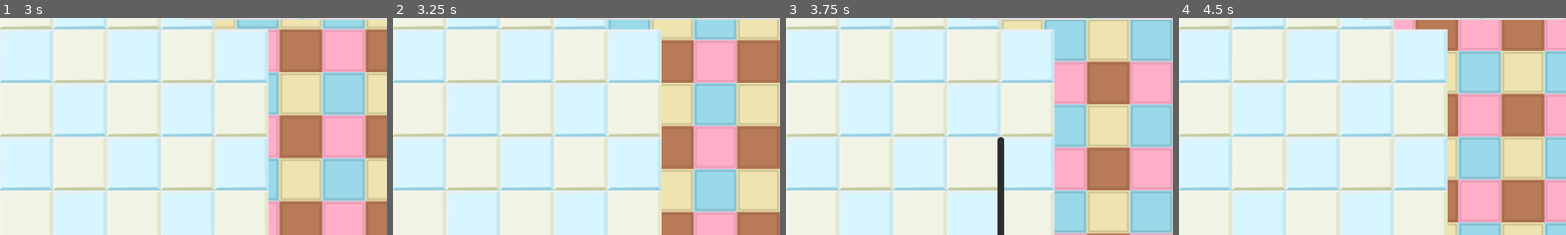
Above: before the commit, frames 1-4 (left to right).
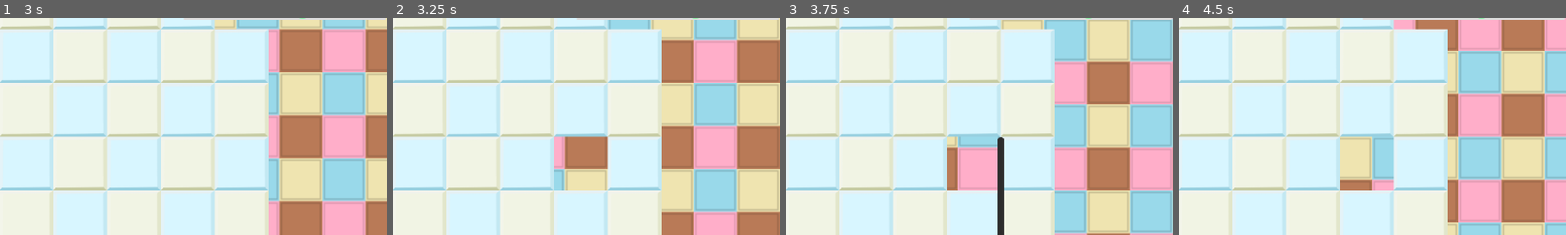
Above: after the commit, the same moments.

Repository: patator62180/GDWL_67
Game: Godot game, scene res://scenes/game/game.tscn
The game is run twice, just before and just after one commit, with the same random seed, the same clock (stepped at 60 frames per second) and the same inputs. This scene is started directly instead of the project's main scene.
Inputs (mouse positions are % of the whole screen's width and height, from its top left):
- Up to frame 1 (3 s): tap Enter (ui_accept) at 0.5, 1.52, 1.55, 1.82, 2.85 s; move the mouse to (72, 45) at 0.52 s; hold Right (right) 0.53-1.28 s; hold Enter (ui_accept) 0.53-1.28 s; click (72, 45) at 0.67 s; move the mouse to (30, 55) at 1.27 s; hold Down (down) 1.28-2.03 s; right-click (30, 55) at 1.35 s; move the mouse to (60, 28) at 2.02 s; hold Right (right) 2.03-2.78 s; hold Enter (ui_accept) 2.03-2.78 s; click (60, 28) at 2.1 s; move the mouse to (45, 70) at 2.77 s; hold Up (up) from 2.78 s (still down); click (45, 70) at 2.92 s
- Up to frame 2 (3.25 s): keep holding Up (up); tap Enter (ui_accept) at 3.02 s
- Up to frame 3 (3.75 s): tap Enter (ui_accept) at 3.32 s; move the mouse to (80, 65) at 3.52 s; release Up (up) at 3.53 s; hold Left (left) from 3.53 s (still down); hold Enter (ui_accept) from 3.53 s (still down); right-click (80, 65) at 3.6 s
- Up to frame 4 (4.5 s): keep holding Left (left); move the mouse to (20, 35) at 4.27 s; release Enter (ui_accept) at 4.28 s; click (20, 35) at 4.35 s
The pictures show only the part of the screen within x 50-100%, y 23-73%; the shares and areas given below are measured in that part.

Frame 1 is identical in both runs. In frame 2, 3.5% of the frame differs, in the area x 41-56%, y 54-80%; in frame 3, 3.3%; in frame 4, 3.5%.
Error in both runs: Invalid access to property or key 'peer_player_joined' on a base object of type 'Nil'. (res://scenes/game/game.gd:30)

Commit message:
fix

Diff:
--- a/scenes/game/game.tscn
+++ b/scenes/game/game.tscn
@@ -22,9 +22,9 @@
 [node name="HUD" parent="." node_paths=PackedStringArray("PlayerManagers") instance=ExtResource("4_df5lj")]
 PlayerManagers = NodePath("../PlayerManagers")
 
-[node name="HazardManager" type="Node2D" parent="." node_paths=PackedStringArray("tile_map")]
+[node name="HazardManager" type="Node2D" parent="." node_paths=PackedStringArray("grid")]
 script = ExtResource("3_vmlt8")
-tile_map = NodePath("")
+grid = NodePath("../Grid")
 bounds = Vector4(0, 0, 10, 10)
 
 [node name="Camera2D" type="Camera2D" parent="."]
--- a/scenes/game/hazard_mananger.gd
+++ b/scenes/game/hazard_mananger.gd
@@ -2,7 +2,7 @@
 
 class_name HazardManager
 
-@export var tile_map: TileMap
+@export var grid: Grid
 @export var bounds: Vector4
 
 var turnNumber = 0
@@ -22,4 +22,4 @@
     var randomX = rng.randi_range(bounds.x, bounds.z)
     var randomY = rng.randi_range(bounds.y, bounds.w)
 
-    tile_map.set_cell(0, Vector2(randomX, randomY), 0, Vector2(1,1))
+    grid.tile_map.set_cell(0, Vector2(randomX, randomY), 0, Vector2(1,1))
Not shown: 1 places in scenes/player/player.tscn that only renumber resources
